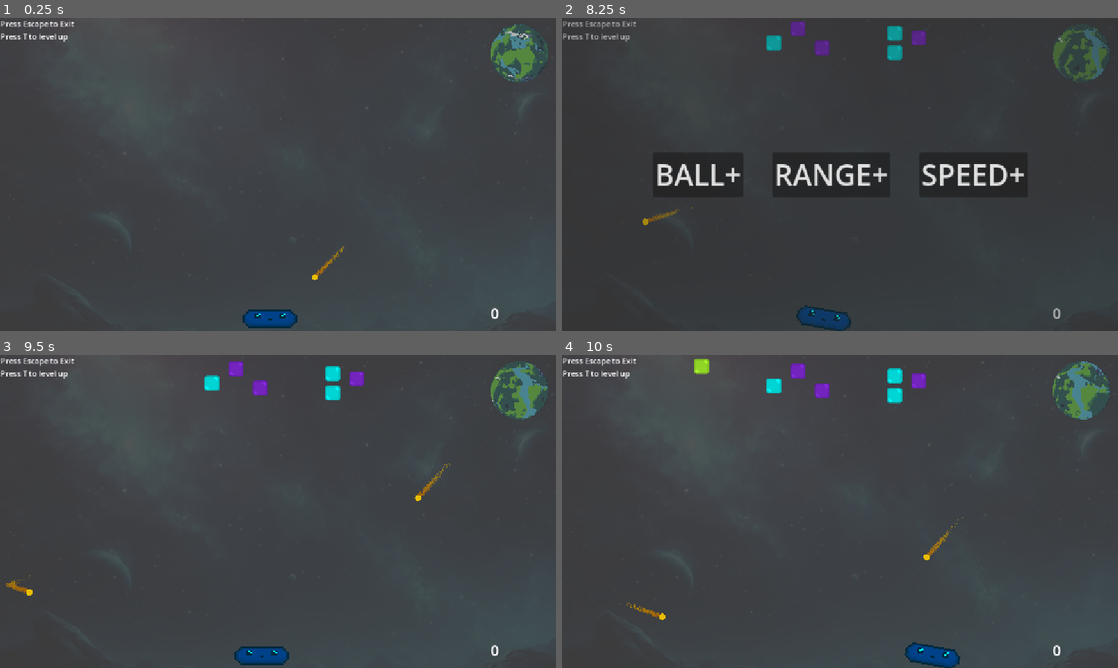
Above: before the commit, frames 1-4 (two rows, left to right).
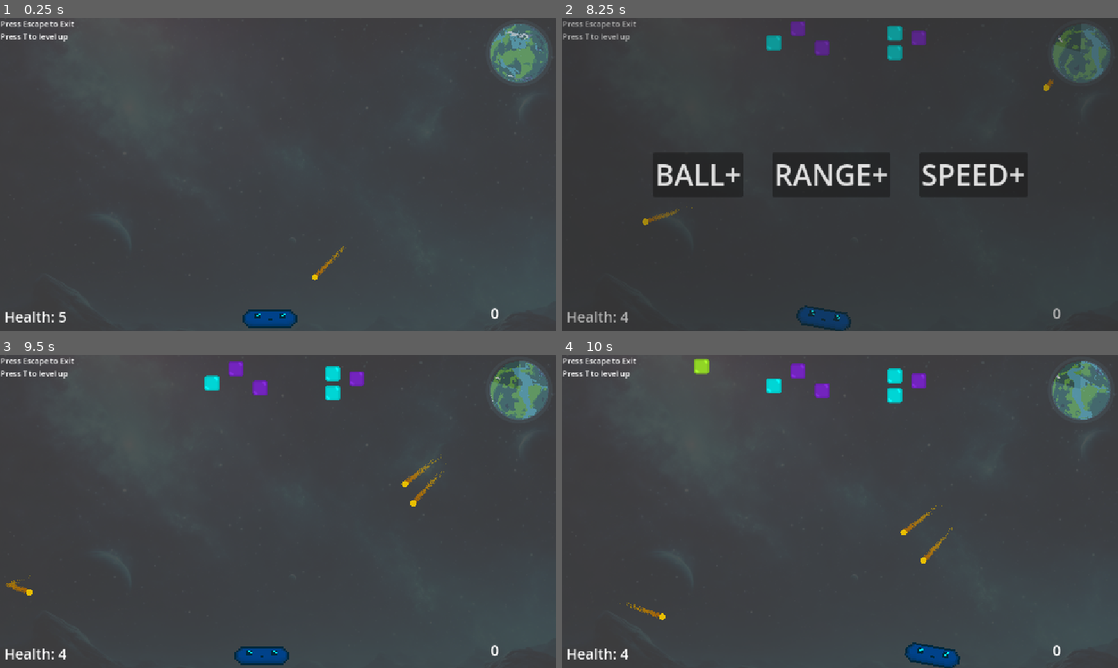
Above: after the commit, the same moments.

Repository: marcibaumel/HEJ_Brick
Game: Godot game, scene res://scenes/levels/customLevel.tscn
The game is run twice, just before and just after one commit, with the same random seed, the same clock (stepped at 60 frames per second) and the same inputs.
Inputs:
- Up to frame 1 (0.25 s): no input
- Up to frame 2 (8.25 s): tap T (destroy_children) at 0.5, 2, 2.75, 3.5, 4.25, 5.75 s; hold Right (ui_right) 0.53-1.25 s; hold T (destroy_children) 0.53-1.25 s; click "RANGE+" at 1.25 s; hold Left (ui_left) 2.03-2.78 s; tap 1 at 2.1, 5.85 s; hold Right (ui_right) 2.78-4.28 s; tap 2 at 2.85, 6.6 s; tap 3 at 3.6, 7.35 s; hold Left (ui_left) 4.28-5 s; hold T (destroy_children) 4.28-5 s; click "BALL+" at 5 s; hold Left (ui_left) 5.78-7.28 s; hold Right (ui_right) from 7.28 s (still down); hold T (destroy_children) from 8.03 s (still down)
- Up to frame 3 (9.5 s): release Right (ui_right) at 8.75 s; release T (destroy_children) at 8.75 s; click "BALL+" at 8.75 s
- Up to frame 4 (10 s): hold Right (ui_right) from 9.53 s (still down); tap 1 at 9.6 s

The runs differ from the first frame. In frame 1, 1.6% of the frame differs, in the area x 1-99%, y 1-98%; in frame 2, 0.2%; in frame 3, 1.4%; in frame 4, 1.4%.

Commit message:
planet and exp/hp ui almost done

Diff:
--- a/brickyMartin/scenes/game_manager.tscn
+++ b/brickyMartin/scenes/game_manager.tscn
@@ -17,7 +17,6 @@
 horizontal_alignment = 1
 
 [node name="Level" type="Label" parent="CanvasLayer"]
-visible = false
 offset_left = 8.0
 offset_top = 596.0
 offset_right = 117.0
--- a/brickyMartin/scenes/levels/customLevel.tscn
+++ b/brickyMartin/scenes/levels/customLevel.tscn
@@ -1,9 +1,10 @@
-[gd_scene load_steps=62 format=3 uid="uid://brrnf4u6yo74o"]
+[gd_scene load_steps=63 format=3 uid="uid://brrnf4u6yo74o"]
 
 [ext_resource type="Script" uid="uid://bch8v47hkqixf" path="res://scripts/custom_level.gd" id="1_rkrwd"]
 [ext_resource type="PackedScene" uid="uid://cxw0uns6qia0x" path="res://scenes/paddle.tscn" id="2_8uqsj"]
 [ext_resource type="Texture2D" uid="uid://cybej27n7y0hf" path="res://assets/467741044.png" id="2_p4hxj"]
 [ext_resource type="PackedScene" uid="uid://bw7f4trj5r3g1" path="res://scenes/ball.tscn" id="3_p4hxj"]
+[ext_resource type="Script" uid="uid://b3ch6ae7ls51u" path="res://scripts/planet.gd" id="4_axj5f"]
 [ext_resource type="Texture2D" uid="uid://dif6ulpo5dtwc" path="res://assets/background.png" id="4_rkrwd"]
 [ext_resource type="Script" uid="uid://bu3e5ea3htlsd" path="res://scripts/level_manager.gd" id="5_p4hxj"]
 [ext_resource type="PackedScene" uid="uid://csshqhix1rbkj" path="res://scenes/update_scene.tscn" id="7_rkrwd"]
@@ -399,6 +400,7 @@
 animation = &"idle"
 autoplay = "idle"
 frame_progress = 0.612367
+script = ExtResource("4_axj5f")
 
 [node name="Paddle" parent="." instance=ExtResource("2_8uqsj")]
 position = Vector2(542, 924)
--- a/brickyMartin/scripts/brick.gd
+++ b/brickyMartin/scripts/brick.gd
@@ -37,14 +37,18 @@
 	queue_free()
 
 func spawn_exp() -> void:
-	if exp_scene == null:
-		return
+	if exp_scene == null: return
 
-	var exp := exp_scene.instantiate()
-	get_parent().add_child(exp)
+	var drop := exp_scene.instantiate()
+	get_parent().add_child(drop)
+	drop.global_position = global_position
 
-	# Place it where the brick was
-	exp.global_position = global_position
+    # CHANGED: randf() < 0.2 means a 20% chance for heal.
+    # If you leave it at 1.0, it will ALWAYS be a heal.
+	if randf() < 0.5:
+		drop.init_item("heal", Color.CHARTREUSE)
+	else:
+		drop.init_item("xp", Color.SKY_BLUE)
 
 
 func _on_paddle_detect_body_entered(body: Node2D) -> void:
--- a/brickyMartin/scripts/custom_level.gd
+++ b/brickyMartin/scripts/custom_level.gd
@@ -119,8 +119,11 @@
 
 func _on_deadzone_body_entered(body: Node2D) -> void:
 	if body.is_in_group("Ball"):
+		GameManager.reduceHealth(1)
 		body.queue_free()
-		call_deferred("_check_balls_left")
+		add_ball()
+		# if(GameManager.health != 0):
+		# 	call_deferred("_check_balls_left")
 
 
 func gameOver() -> void:
@@ -160,15 +163,6 @@
 			_increase_single_ball_size(ball, multiplier)
 
 func _increase_single_ball_size(ball: CharacterBody2D, multiplier: float) -> void:
-	# Scale sprite
-	# var sprite := ball.get_node_or_null("Sprite2D")
-	# if sprite:
-	# 	sprite.scale *= multiplier
-	# # Scale collision shape properly
-	# var collision := ball.get_node_or_null("CollisionShape2D")
-	# if collision and collision.shape is CircleShape2D:
-	# 	var shape := collision.shape as CircleShape2D
-	# 	shape.radius *= multiplier
 	ball.scale *= multiplier
 
 func grow_all_paddles_exp_detection(multiplier: float = 1.05) -> void:
--- a/brickyMartin/scripts/exp.gd
+++ b/brickyMartin/scripts/exp.gd
@@ -1,48 +1,30 @@
 extends RigidBody2D
 
+var type = "xp" # Default to XP
+
 func _ready():
+	# Cleanly connect the screen notifier
 	$VisibleOnScreenNotifier2D.screen_exited.connect(_on_screen_exited)
-	_apply_level_based_color()
 
-func _apply_level_based_color() -> void:
-	# Find the GameManager node
-	var game_manager = get_tree().root.get_child(0).get_node_or_null("GameManager")
-	if game_manager == null:
-		return
+	# Make sure "Contact Monitor" is ON and "Max Contacts Reported" is at least 1
+	# in the Inspector for the body_entered signal to work!
+	body_entered.connect(_on_body_entered)
 
-	var current_level = game_manager.level
-	var colors = []
+# This is called by the Brick script right after spawning
+func init_item(new_type: String, new_color: Color):
+	type = new_type
+	$Sprite2D.modulate = new_color
 
-	# Base color (level 1-4)
-	colors.append(Color(0.236926, 0.658457, 0.827326, 1))  # Blue
+func _on_body_entered(body: Node2D) -> void:
+	if body.is_in_group("Paddle"):
+		if type == "heal":
+			GameManager.heal(2)
+		else:
+			# We just send '1'. Your GameManager already
+			# handles the Level scaling math inside addExp()
+			GameManager.addExp(1)
 
-	# Level 5-9
-	if current_level >= 5:
-		colors.append(Color(0.8, 0.3, 0.9, 1))  # Purple
-
-	# Level 10-14
-	if current_level >= 10:
-		colors.append(Color(1.0, 0.84, 0.0, 1))  # Gold
-
-	# Level 15+
-	if current_level >= 15:
-		colors.append(Color(1.0, 0.2, 0.2, 1))  # Red
-
-	if colors.size() > 0:
-		var random_color = colors[randi() % colors.size()]
-		$Sprite2D.modulate = random_color
-
-func _exit_tree() -> void:
-	print("Exp exited the scene tree")
-	# Award experience points when orb is collected/removed
-	var game_manager = get_tree().root.get_child(0).get_node_or_null("GameManager")
-	if game_manager != null:
-		var base_points = 1
-		# Scale points based on current level (10% increase per level)
-		var scaled_points = base_points
-		if game_manager.level > 1:
-			scaled_points = int(base_points * (1.0 + (game_manager.level - 1) * 0.1))
-		game_manager.addExp(scaled_points)
+		queue_free()
 
 func _on_screen_exited() -> void:
 	queue_free()
--- a/brickyMartin/scripts/game_manager.gd
+++ b/brickyMartin/scripts/game_manager.gd
@@ -3,6 +3,8 @@
 var score = 0
 var level = 1
 var _exp_points = 0
+var maxHealth = 5
+var health = 5
 
 func _process(delta: float) -> void:
 	var current_scene = get_tree().current_scene
@@ -13,12 +15,13 @@
 	else:
 		$CanvasLayer.visible = true
 		$CanvasLayer/Score.text = str(score)
-		$CanvasLayer/Level.text = "Level: " + str(level)
+		$CanvasLayer/Level.text = "Health: " + str(health)
 
 	if DevMode.is_dev_mode:
 		$CanvasLayer/Mode.text = "DEV MODE"
 	else:
 		$CanvasLayer/Mode.text = "NORMAL MODE"
+
 
 func addExp(points: int) -> void:
 	# Scale points based on level (increase by 10% per level)
@@ -40,3 +43,24 @@
 	level += 1
 	print("Level up! New level:", level)
 	$UpdateScene.show_update_scene()
+
+func increaseMaxHealth(amount: int) -> void:
+	maxHealth += amount
+
+func reduceHealth(amount: int) -> void:
+	var currentHealth = health - amount
+	if(currentHealth <= 0):
+		#TODO: Add proper game over window
+		score = 0
+		level = 1
+		health = maxHealth
+		get_tree().reload_current_scene()
+	else:
+		health = currentHealth
+
+func heal(amount: int) -> void:
+	var currentHealth = health + amount
+	if(currentHealth > maxHealth):
+		health = maxHealth
+	else:
+		health = currentHealth
--- a/brickyMartin/scripts/paddle.gd
+++ b/brickyMartin/scripts/paddle.gd
@@ -59,6 +59,7 @@
 func _on_exp_detaction_body_entered(body:Node2D) -> void:
 	print("Paddle touched:", body.name, " groups:", body.get_groups())
 	if body.is_in_group("Exp"):
+		#TODO: Add heal function here
 		print("Paddle collected exp!")
 		GameManager.addExp(10)
 	body.queue_free()
--- /dev/null
+++ b/brickyMartin/scripts/planet.gd
@@ -0,0 +1,45 @@
+extends AnimatedSprite2D
+
+@export var radius := 55.0
+@export var thickness := 4.0
+
+func _draw():
+	# --- 1. XP CALCULATION (The Outer Ring) ---
+	var max_xp = GameManager.level * 10
+	var xp_ratio = float(GameManager._exp_points) / float(max_xp)
+	xp_ratio = clamp(xp_ratio, 0.0, 1.0)
+
+	# Draw a faint "background" track for the XP so it's not invisible when empty
+	draw_arc(Vector2.ZERO, radius, 0, TAU, 64, Color(Color.SKY_BLUE, 0.1), thickness, true)
+
+	# Draw the actual XP progress
+	draw_arc(
+		Vector2.ZERO,
+		radius,
+		-PI / 2, # Start at the top
+		(-PI / 2) + (TAU * xp_ratio),
+		64,
+		Color.SKY_BLUE,
+		thickness,
+		true
+	)
+
+	# --- 2. HEALTH CALCULATION (The Inner Fill) ---
+	var health_ratio = float(GameManager.health) / float(GameManager.maxHealth)
+	health_ratio = clamp(health_ratio, 0.0, 1.0)
+
+	var fill_color = Color(Color.SKY_BLUE, 0.3) # More transparent fill
+
+	draw_arc(
+		Vector2.ZERO,
+		(radius - thickness) / 2,
+		-PI / 2,
+		(-PI / 2) + (TAU * health_ratio),
+		64,
+		fill_color,
+		radius - thickness, # Fills the inside
+		true
+	)
+
+func _process(_delta: float) -> void:
+	queue_redraw()
Not shown, added: brickyMartin/scripts/planet.gd.uid
